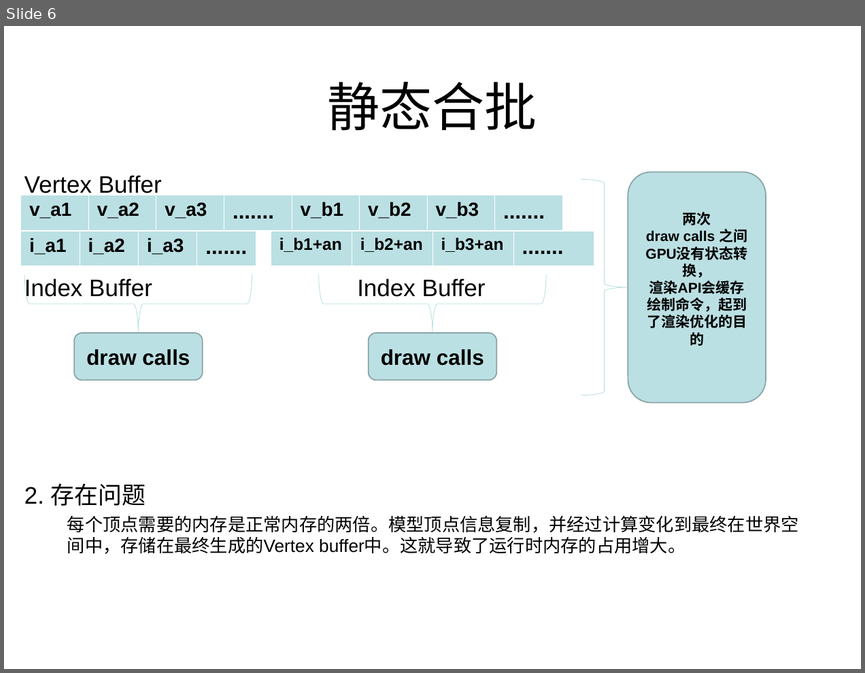
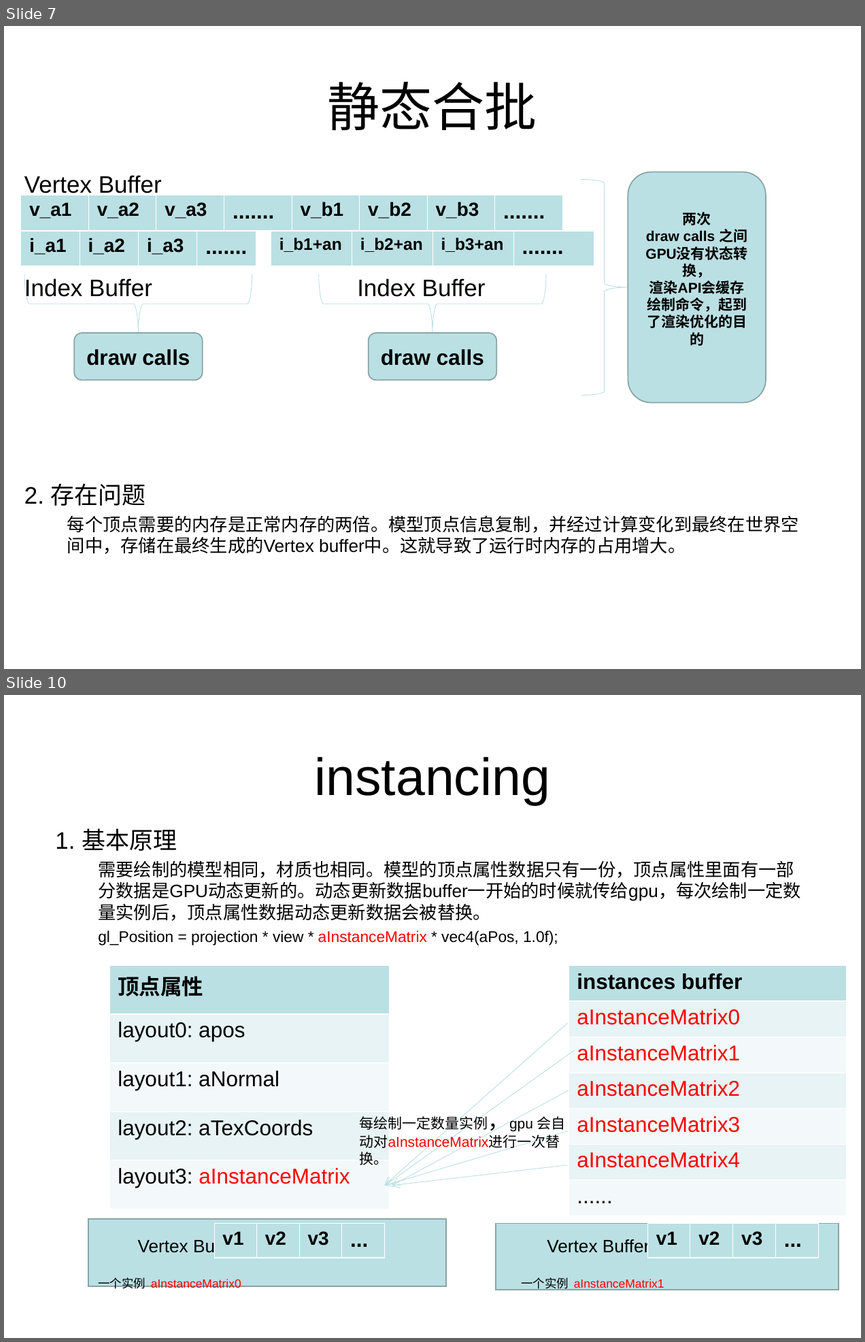
Before and after one commit to lhswei/learnopengl, a slide deck: sample/instancing/3D渲染instancing.ppt. Shown one above the other, each under a label of ours: slide 6 before the commit, slides 7 and 10 after it; the slides between them are not shown. The pictures are 865x673 and 865x1342 pixels, drawn with LibreOffice and Linux fonts; fonts in the diff are those of the drawing. Boxes give left, top, right and bottom in pixels: in the first picture for what was removed or moved away, otherwise in the second. Text is boxed around its words. In the diff, an @@ line names an element or a change of style, - is before the commit and + after.

```diff
--- a/sample/instancing/3D渲染instancing.ppt
+++ b/sample/instancing/3D渲染instancing.ppt
@@ slide 10 added at [4, 695, 861, 1338], background #FFFFFF @@
@@ title added at [314, 757, 550, 805], 44 pt, text #000000 @@
+instancing
@@ text added at [55, 828, 801, 1291], 15 pt, text #000000 @@
+1. 基本原理
+  需要绘制的模型相同，材质也相同。模型的顶点属性数据只有一份，顶点属性里面有一部分数据是GPU动态更新的。动态更新数据buffer一开始的时候就传给gpu，每次绘制一定数量实例后，顶点属性数据动态更新数据会被替换。
+    gl_Position = projection * view * aInstanceMatrix * vec4(aPos, 1.0f);
+  Vertex Buffer Vertex Buffer
+  一个实例 aInstanceMatrix0 一个实例 aInstanceMatrix1
@@ table added at [109, 965, 389, 1208], 5 rows, 1 columns @@
+顶点属性
+layout0: apos
+layout1: aNormal
+layout2: aTexCoords
+layout3: aInstanceMatrix
@@ table added at [568, 965, 847, 1215], 7 rows, 1 columns @@
+instances buffer
+aInstanceMatrix0
+aInstanceMatrix1
+aInstanceMatrix2
+aInstanceMatrix3
+aInstanceMatrix4
+......
@@ arrow added from (568, 1023) to (384, 1185), #BBE0E3 0.51 pt @@
@@ arrow added from (574, 1050) to (385, 1185), #BBE0E3 0.51 pt @@
@@ arrow added from (568, 1090) to (392, 1185), #BBE0E3 0.51 pt @@
@@ text added at [360, 1115, 566, 1165], 12 pt, text #000000 @@
+每绘制一定数量实例，gpu 会自动对aInstanceMatrix进行一次替换。
@@ arrow added from (568, 1131) to (385, 1185), #BBE0E3 0.51 pt @@
@@ arrow added from (567, 1164) to (392, 1185), #BBE0E3 0.51 pt @@
@@ rectangle added at [88, 1219, 445, 1286], fill #BBE0E3, outline #89A4A7 0.99 pt @@
@@ table added at [214, 1223, 385, 1257], 1 rows, 4 columns @@
+v1 | v2 | v3 | ...
@@ rectangle added at [496, 1223, 838, 1289], fill #BBE0E3, outline #89A4A7 0.99 pt @@
@@ table added at [647, 1223, 819, 1257], 1 rows, 4 columns @@
+v1 | v2 | v3 | ...
@@ what was slide 6 is now slide 7 @@
```
Also in this commit, not shown: 4 slides changed, 7 other slides added.
